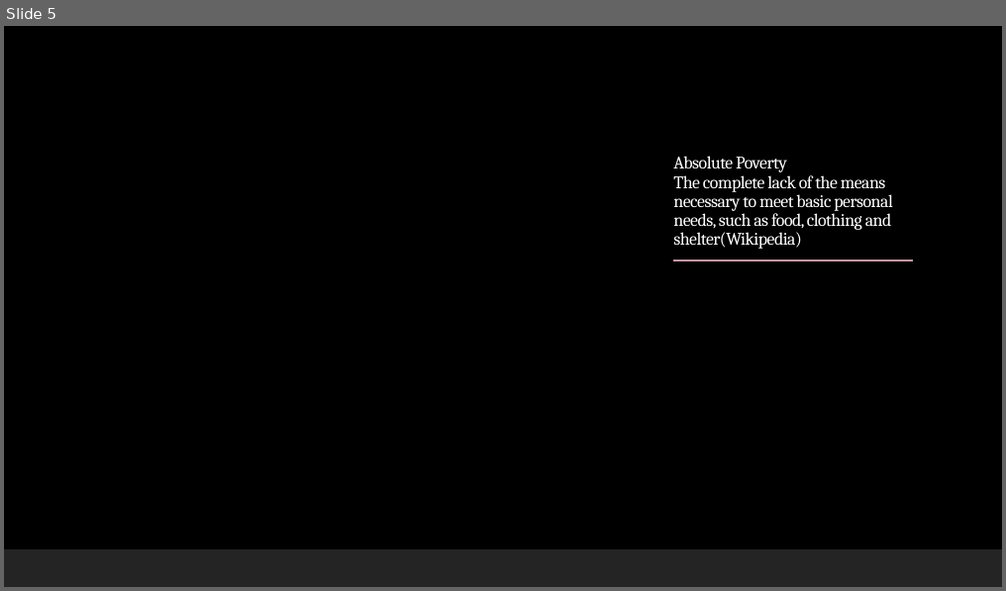
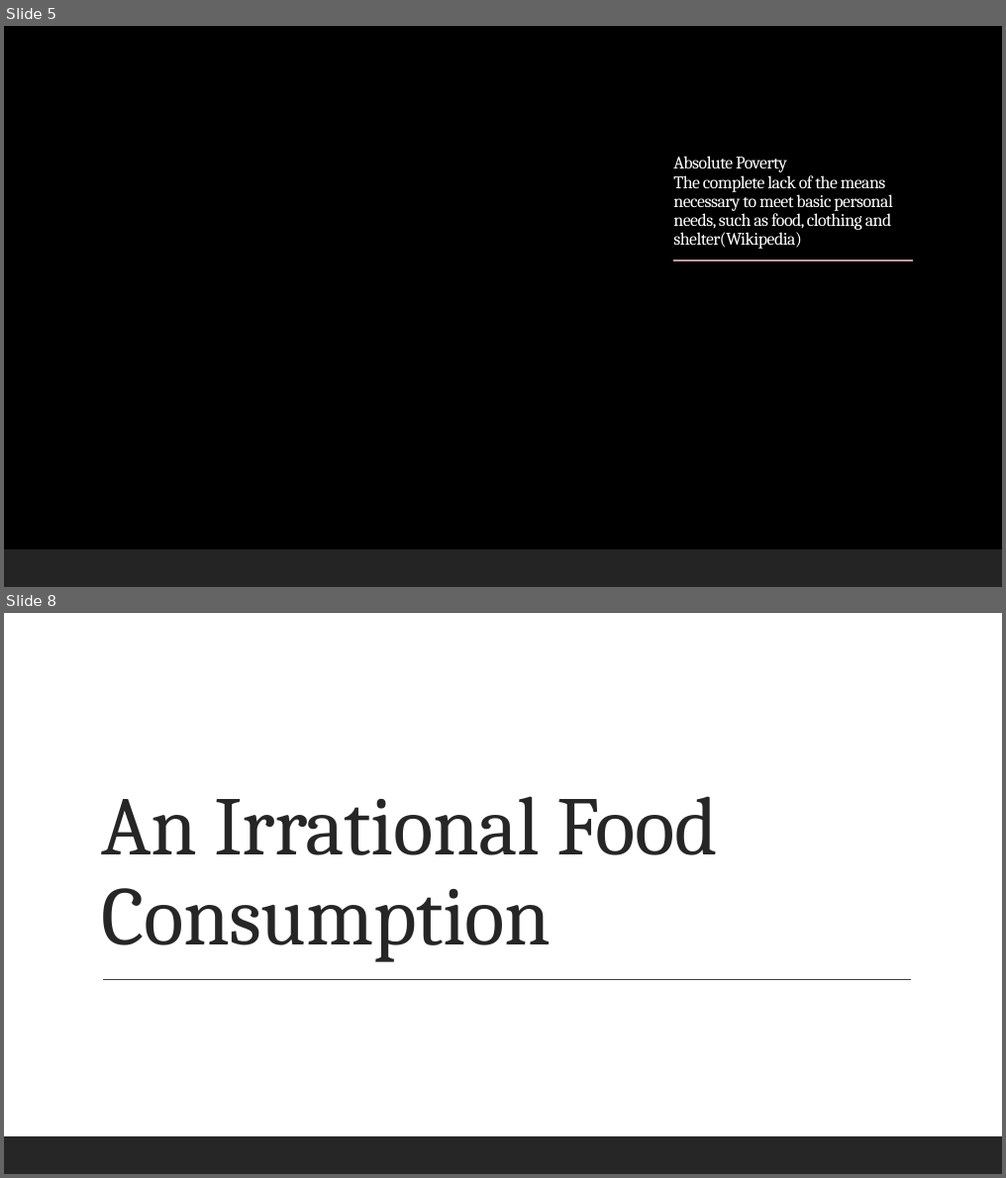
Before and after one commit to furawa/OC_data_analyst_projects, a slide deck: 01_public_health_study/public_health_study_presentation.pptx. Shown one above the other, each under a label of ours: slide 5 before the commit, slides 5 and 8 after it; the slides between them are not shown. The pictures are 1006x591 and 1006x1178 pixels, drawn with LibreOffice and Linux fonts; fonts in the diff are those of the drawing; background and template pictures are left out. Boxes give left, top, right and bottom in pixels: in the first picture for what was removed or moved away, otherwise in the second. Text is boxed around its words. In the diff, an @@ line names an element or a change of style, - is before the commit and + after.

```diff
--- a/01_public_health_study/public_health_study_presentation.pptx
+++ b/01_public_health_study/public_health_study_presentation.pptx
@@ slide 8 added at <box>4,613,1002,1174</box>, background #FFFFFF; not listed: 1 template element that a slide beside it also shows @@
@@ title added at <box>101,796,718,962</box>, 80 pt, text #262626 @@
+An Irrational Food Consumption
@@ line added from (103, 980) to (912, 980), #404040 1 pt @@
```
Also in this commit, not shown: 2 slides changed, 19 other slides added, 3 other files.
